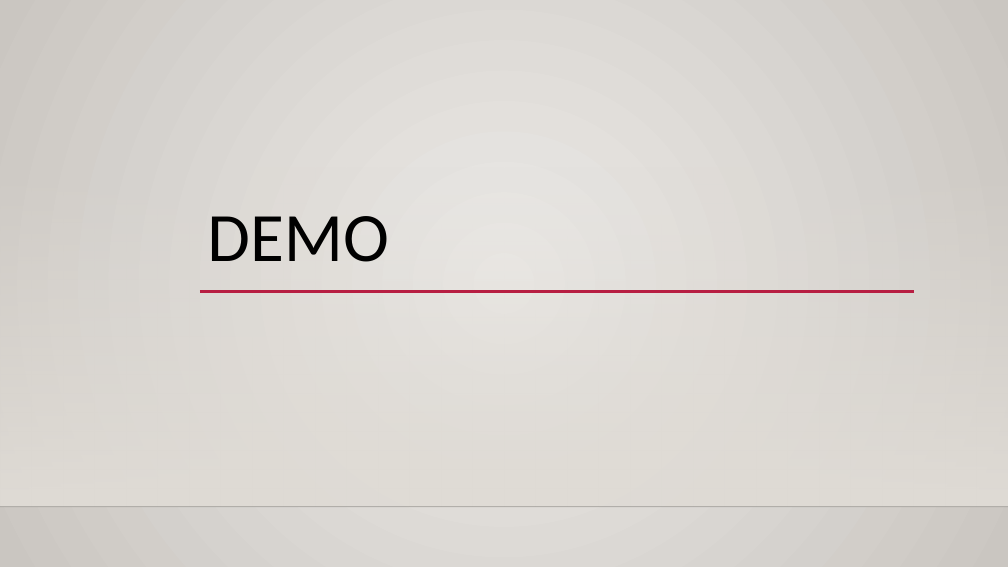
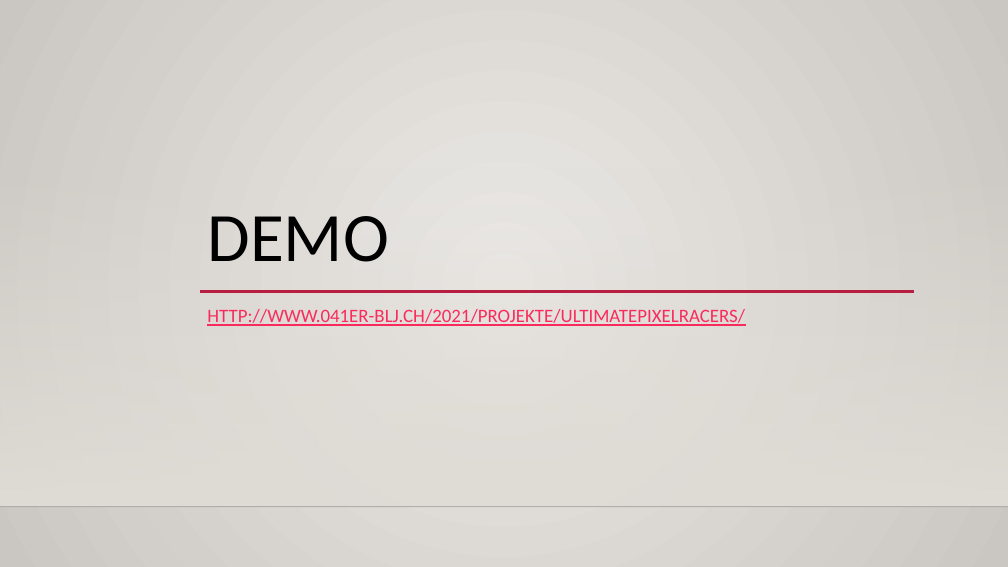
Before and after one commit to OlaPapiGrr/ultimate-pixel-racers, a slide deck: slide 10 of Ultimate Pixel Racers Presi.pptx. Drawn at 1008x567 pixels with LibreOffice and Linux fonts; fonts in the diff are those of the drawing; background and template pictures are left out. Boxes give left, top, right and bottom in pixels: in the first picture for what was removed or moved away, otherwise in the second. Text is boxed around its words. In the diff, an @@ line names an element or a change of style, - is before the commit and + after.

Commit message:
fd

```diff
--- a/Ultimate Pixel Racers Presi.pptx
+++ b/Ultimate Pixel Racers Presi.pptx
@@ subtitle added at [207,309,745,326], 18 pt, text #FA2B5C, underline @@
+HTTP://WWW.041ER-BLJ.CH/2021/PROJEKTE/ULTIMATEPIXELRACERS/
```
